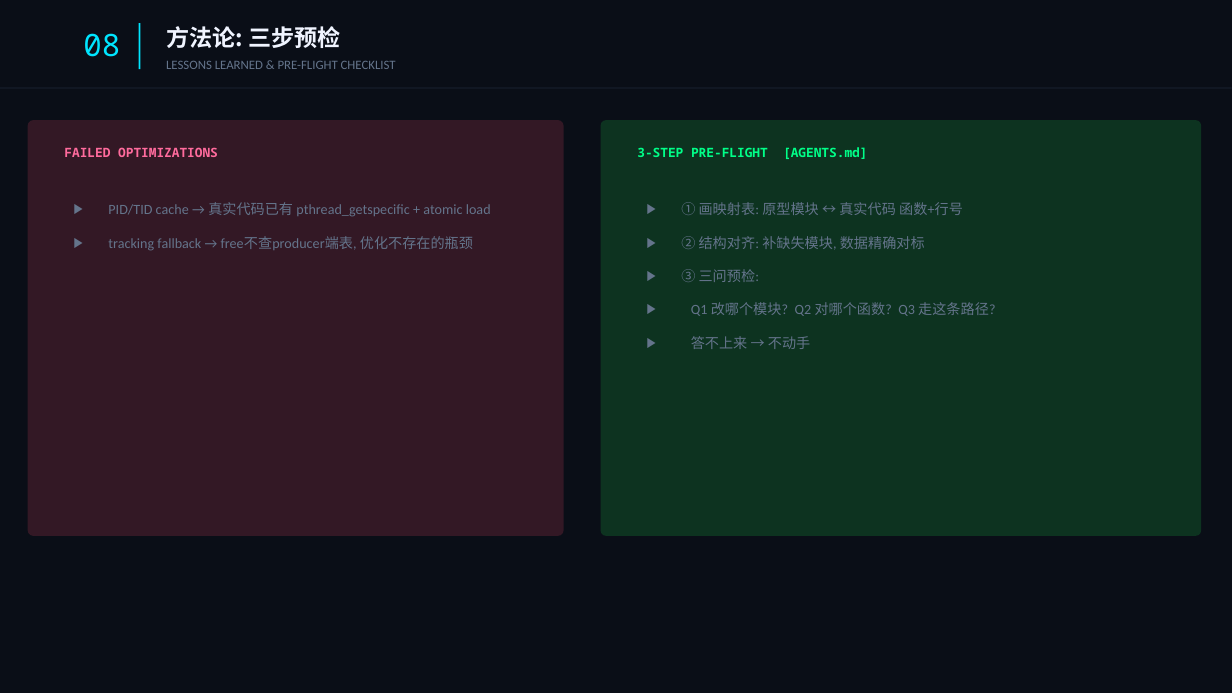
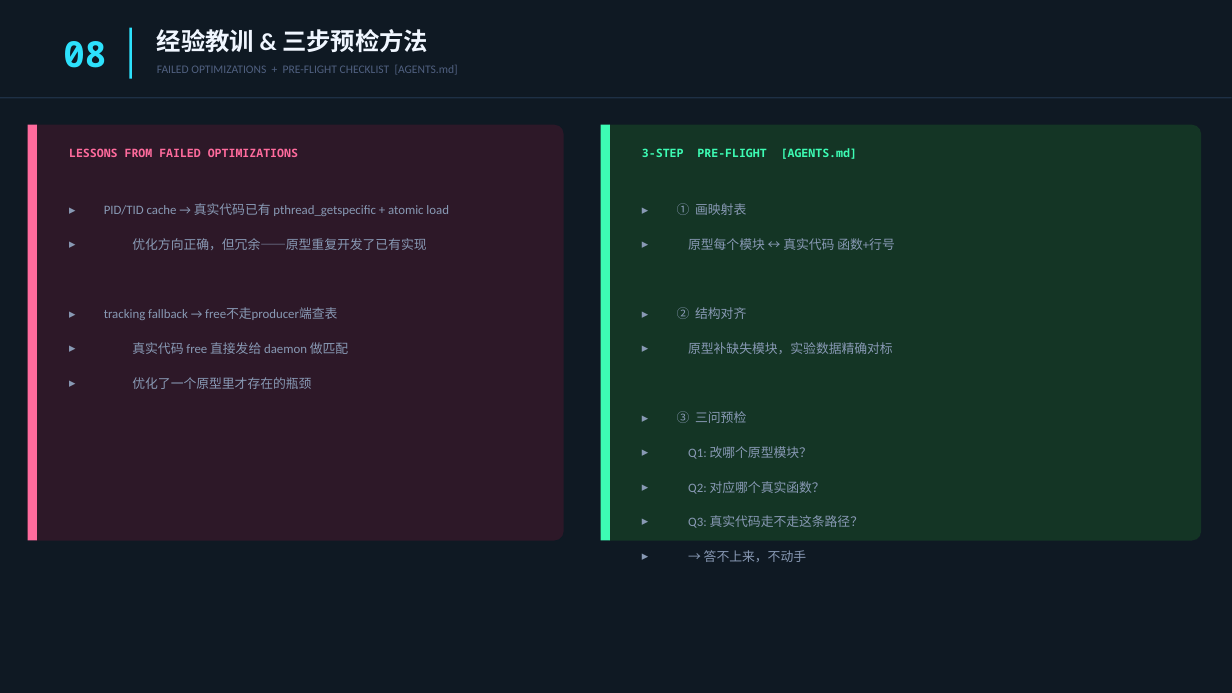
Before and after one commit to YiChiChen1106/Nativehook_linux_planb, a slide deck: slide 9 of presentation/native_hook_progress_2026-06-05.pptx. Drawn at 1232x693 pixels with LibreOffice and Linux fonts; fonts in the diff are those of the drawing. Boxes give left, top, right and bottom in pixels: in the first picture for what was removed or moved away, otherwise in the second. Text is boxed around its words. In the diff, an @@ line names an element or a change of style, - is before the commit and + after.

```diff
--- a/presentation/native_hook_progress_2026-06-05.pptx
+++ b/presentation/native_hook_progress_2026-06-05.pptx
@@ background #0A0E17 to #0F1923 @@
@@ text "08" at (x1=63, y1=41, x2=106, y2=68): size 24 to 28 pt, text colour #00E5FF to #2DE1FC, bold on @@
@@ rectangle resized from (x1=139, y1=23, x2=140, y2=69) to (x1=129, y1=28, x2=132, y2=79) @@
@@ rectangle at (x1=129, y1=28, x2=132, y2=79): fill #00E5FF to #2DE1FC @@
@@ text at (x1=157, y1=29, x2=428, y2=52): text changed; size 18 to 19 pt; font Noto Sans CJK SC to Calibri; text colour #F0F4FF to #F0F6FF @@
-方法论: 三步预检
+经验教训 & 三步预检方法
@@ text at (x1=157, y1=65, x2=458, y2=75): text changed; size 10 to 9 pt; text colour #64748B to #506080 @@
-LESSONS LEARNED & PRE-FLIGHT CHECKLIST
+FAILED OPTIMIZATIONS + PRE-FLIGHT CHECKLIST [AGENTS.md]
@@ rectangle moved from (x1=0, y1=88, x2=1232, y2=89) to (x1=0, y1=97, x2=1232, y2=98) @@
@@ rectangle at (x1=0, y1=97, x2=1232, y2=98): fill #1E293B to #1E3045 @@
@@ rounded rectangle moved from (x1=28, y1=120, x2=564, y2=536) to (x1=28, y1=125, x2=564, y2=541) @@
@@ rounded rectangle at (x1=28, y1=125, x2=564, y2=541): fill #331825 to #2D1828; proportions changed @@
@@ rectangle added at (x1=28, y1=125, x2=37, y2=541), fill #FF6B9D @@
@@ text at (x1=69, y1=148, x2=298, y2=157): text changed; size 10 to 9 pt @@
-FAILED OPTIMIZATIONS
+LESSONS FROM FAILED OPTIMIZATIONS
@@ rounded rectangle moved from (x1=601, y1=120, x2=1202, y2=536) to (x1=601, y1=125, x2=1202, y2=541) @@
@@ rounded rectangle at (x1=601, y1=125, x2=1202, y2=541): fill #0D3320 to #143525; proportions changed @@
@@ rectangle added at (x1=601, y1=125, x2=610, y2=541), fill #3DFCB4 @@
@@ text "3-STEP PRE-FLIGHT [AGENTS.md]" at (x1=642, y1=148, x2=857, y2=159): size 10 to 9 pt, text colour #00FF88 to #3DFCB4 @@
@@ text at (x1=104, y1=203, x2=449, y2=216): size 11 to 10 pt, text colour #64748B to #8899B4 in "PID/TID cache → 真实代码已有 pthread_getspecific + atomic ..."; bullet ▶ to ▸; more space between paragraphs @@
@@ text at (x1=677, y1=203, x2=894, y2=562): text changed; size 11 to 10 pt; text colour #64748B to #8899B4 @@
-▶ ① 画映射表: 原型模块 ↔ 真实代码 函数+行号
-▶ ② 结构对齐: 补缺失模块, 数据精确对标
-▶ ③ 三问预检:
-▶ Q1 改哪个模块? Q2 对哪个函数? Q3 走这条路径?
-▶ 答不上来 → 不动手
+▸ ① 画映射表
+▸ 原型每个模块 ↔ 真实代码 函数+行号
+▸ ② 结构对齐
+▸ 原型补缺失模块，实验数据精确对标
+▸ ③ 三问预检
+▸ Q1: 改哪个原型模块？
+▸ Q2: 对应哪个真实函数？
+▸ Q3: 真实代码走不走这条路径？
+▸ → 答不上来，不动手
@@ text at (x1=104, y1=238, x2=426, y2=389): text changed; size 11 to 10 pt; text colour #64748B to #8899B4 @@
-▶ tracking fallback → free不查producer端表, 优化不存在的瓶颈
+▸ 优化方向正确，但冗余——原型重复开发了已有实现
+▸ tracking fallback → free不走producer端查表
+▸ 真实代码 free 直接发给 daemon 做匹配
+▸ 优化了一个原型里才存在的瓶颈
```
Also in this commit, not shown: 9 other slides changed, 1 other file.
